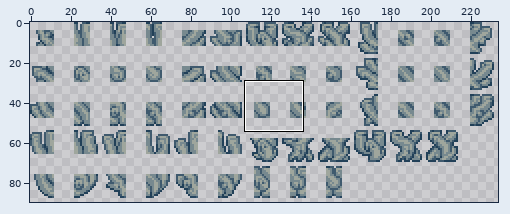
Two versions of one sprite sheet, Assets/Walls/Magike/WildChalcedonyWall.png. Above, an overview of the earlier version with the close-up marked.
Close-up. As it was:
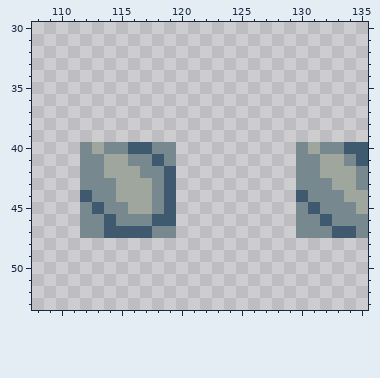
The file is 468x180 pixels, drawn in blocks of 2x2; one block is one cell here. Colours within 5 levels of each other are drawn and written as one. Shown: x 108..135, y 30..53.
And afterwards:
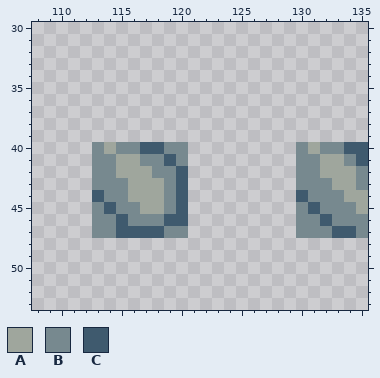
Palette (. is transparent): A #9fa69d  B #77898f  C #3f5a6e
Changes in this commit:
@@ x 110..122 @@
 39 .............
-40 ..BABBCCBB...
-41 ..BBAABBCB...
-42 ..BBAAABBC...
-43 ..BBBAAABC...
-44 ..CBBAAABC...
-45 ..BCBBAABC...
-46 ..BBCBBBCC...
-47 ..BBCCCCBB...
+40 ...BABBCCBB..
+41 ...BBAABBCB..
+42 ...BBAAABBC..
+43 ...BBBAAABC..
+44 ...CBBAAABC..
+45 ...BCBBAABC..
+46 ...BBCBBBCC..
+47 ...BBCCCCBB..
 48 .............
Pixel boxes of the changes (left, top, right, bottom) in both close-ups:
changed: (80, 142, 188, 238)
